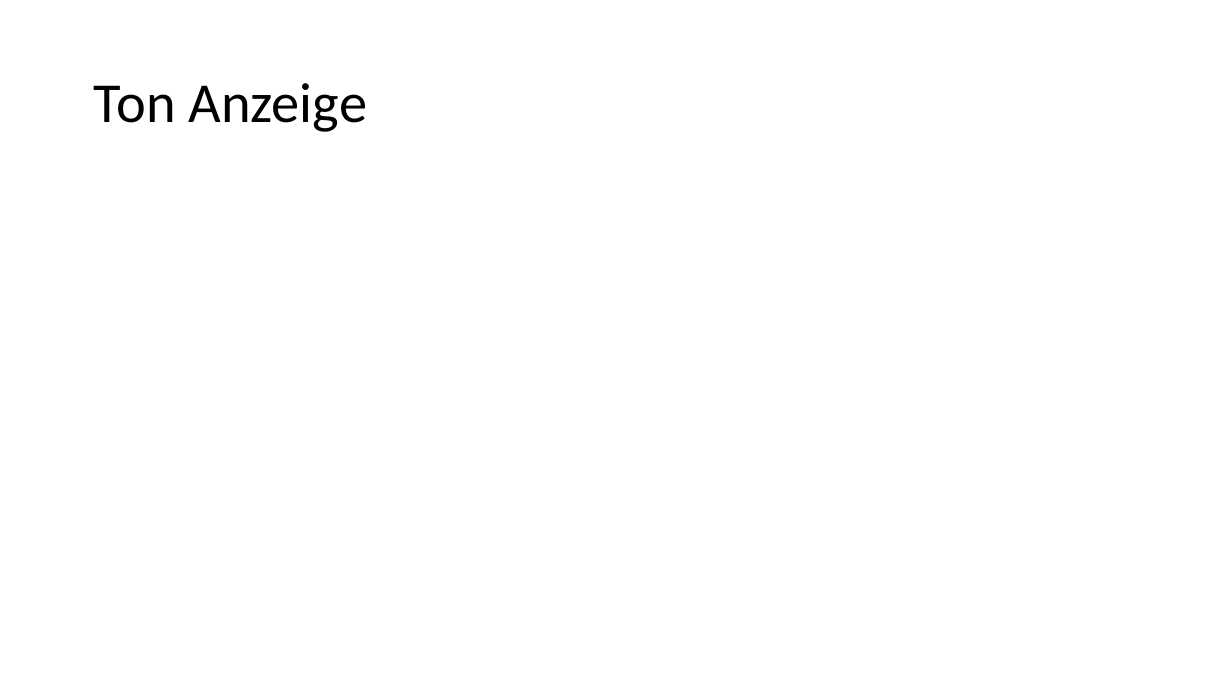
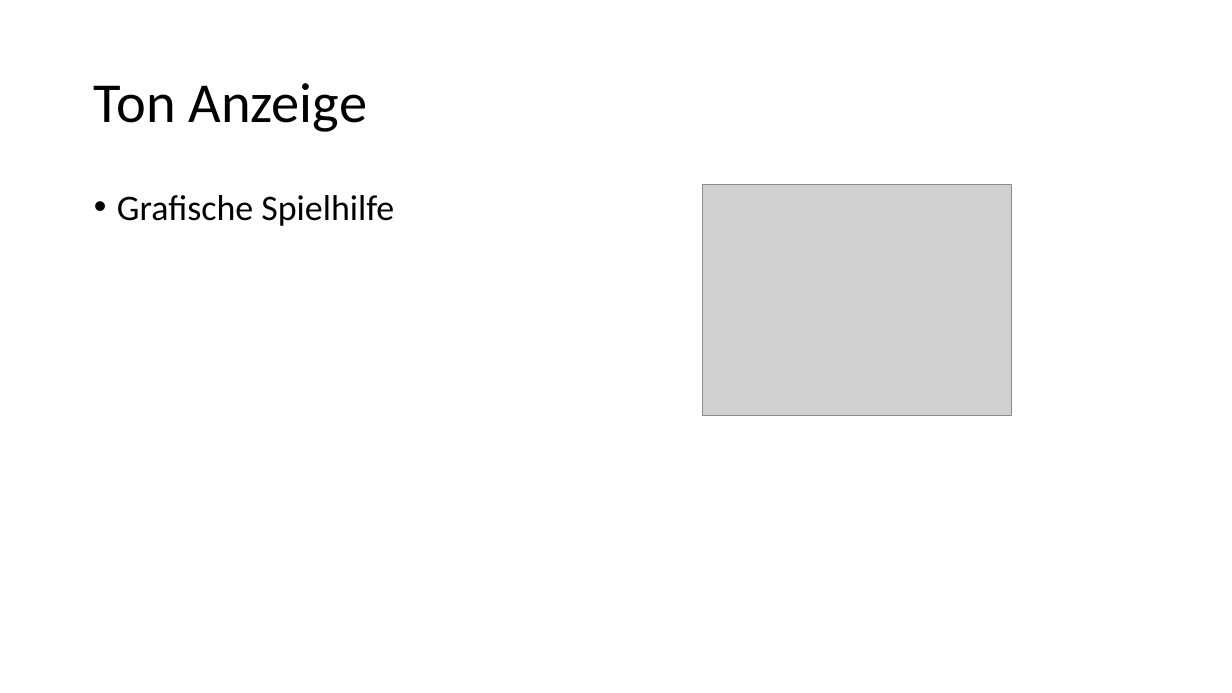
Before and after one commit to aeschi2305/FachberichtDigitalesThereminP6, a slide deck: slide 8 of Präsi/Digitales Theremin.pptx. Drawn at 1232x693 pixels with LibreOffice and Linux fonts; fonts in the diff are those of the drawing; grey boxes stand for pictures. Boxes give left, top, right and bottom in pixels: in the first picture for what was removed or moved away, otherwise in the second. Text is boxed around its words. In the diff, an @@ line names an element or a change of style, - is before the commit and + after.

```diff
--- a/Präsi/Digitales Theremin.pptx
+++ b/Präsi/Digitales Theremin.pptx
@@ text added at bbox=[117, 195, 394, 226], 28 pt, text #000000 @@
+• Grafische Spielhilfe
@@ picture added at bbox=[703, 185, 1012, 417] @@
```
Also in this commit, not shown: 1 other slide changed, 2 slides added, 2 slides removed, 3 other files.
